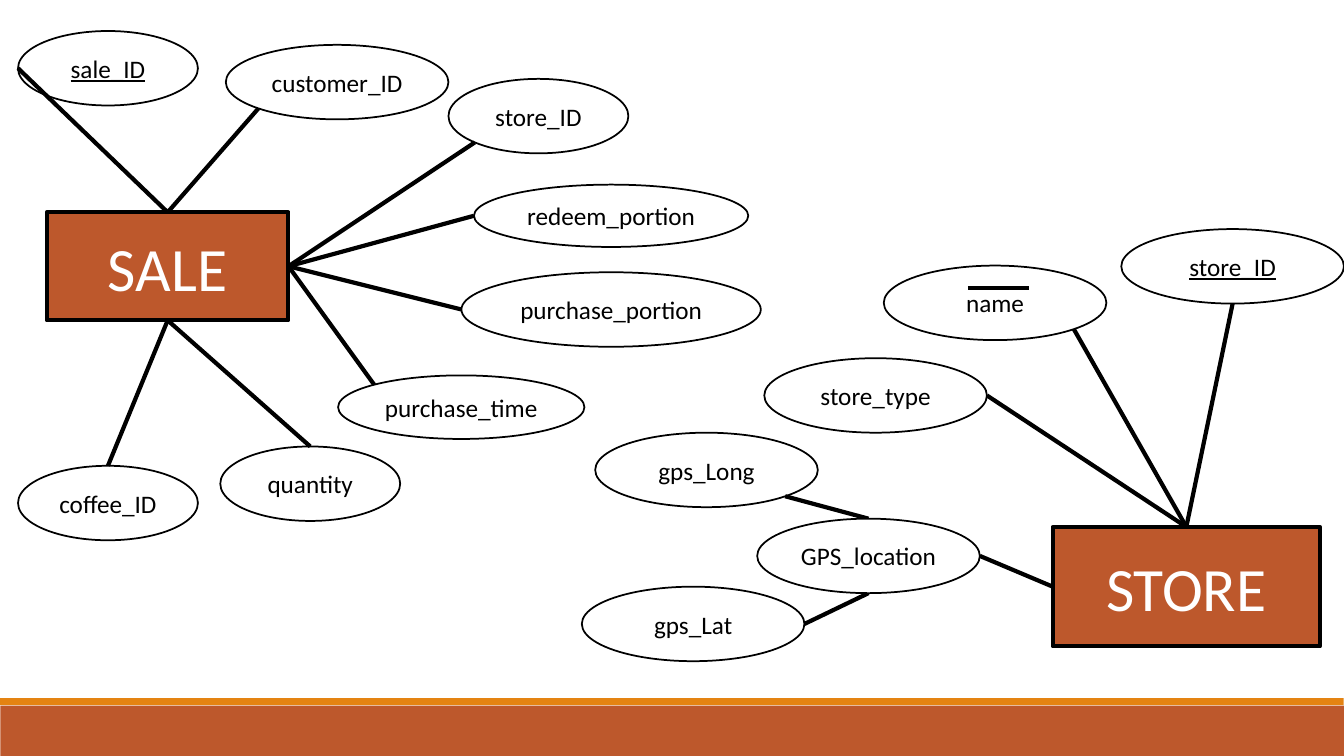
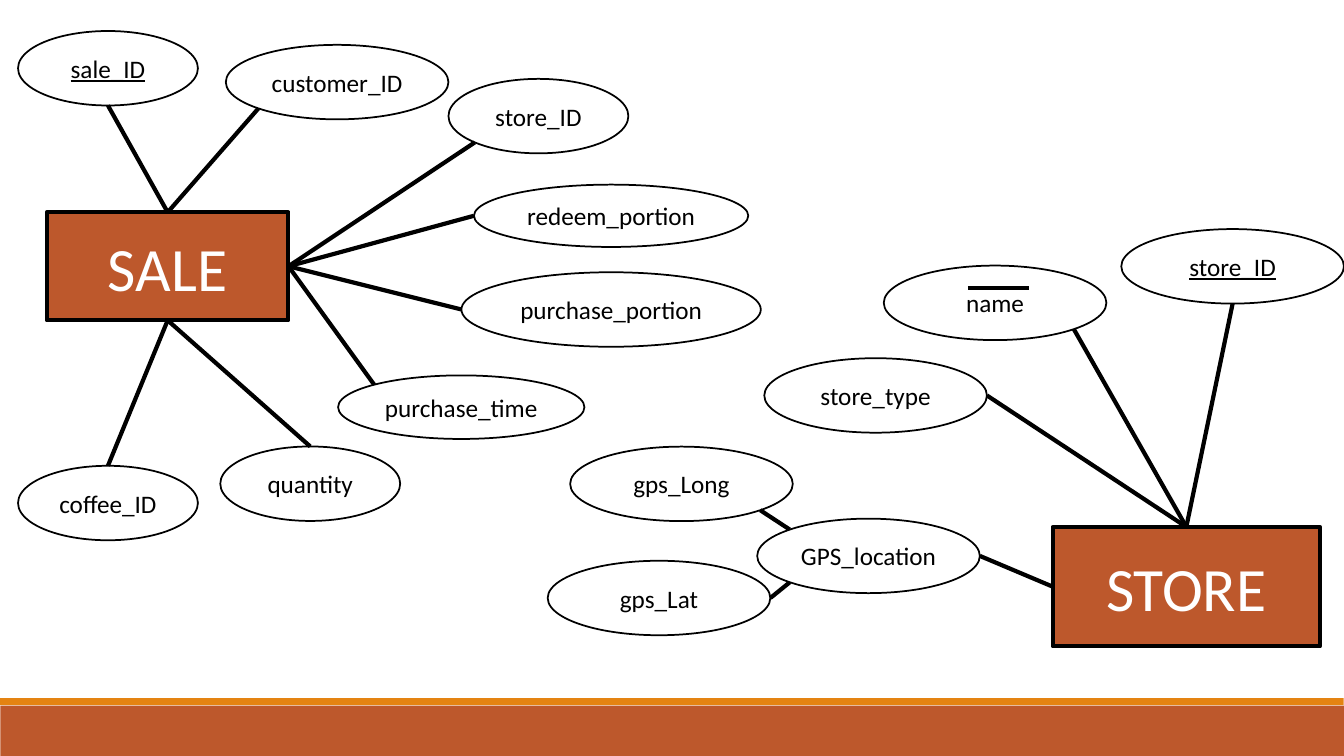
Before and after one commit to cnecciai/BoutiqueCoffee, a slide deck: slide 4 of Project/ER Model.pptx. Drawn at 1344x756 pixels with LibreOffice and Linux fonts; fonts in the diff are those of the drawing. Boxes give left, top, right and bottom in pixels: in the first picture for what was removed or moved away, otherwise in the second. Text is boxed around its words. In the diff, an @@ line names an element or a change of style, - is before the commit and + after.

```diff
--- a/Project/ER Model.pptx
+++ b/Project/ER Model.pptx
@@ line moved from (18, 69) - (167, 213) to (108, 106) - (167, 213) @@
@@ ellipse "gps_Long": place and size @@
-ellipse "gps_Long" at (595, 433, 818, 507)
+ellipse "gps_Long" at (571, 447, 793, 521)
@@ line moved from (785, 496) - (869, 519) to (760, 510) - (790, 529) @@
@@ ellipse "gps_Lat": place and size @@
-ellipse "gps_Lat" at (582, 587, 805, 661)
+ellipse "gps_Lat" at (547, 561, 770, 635)
@@ line moved from (805, 624) - (869, 593) to (770, 598) - (790, 583) @@
```
Also in this commit, not shown: 4 other slides changed.
